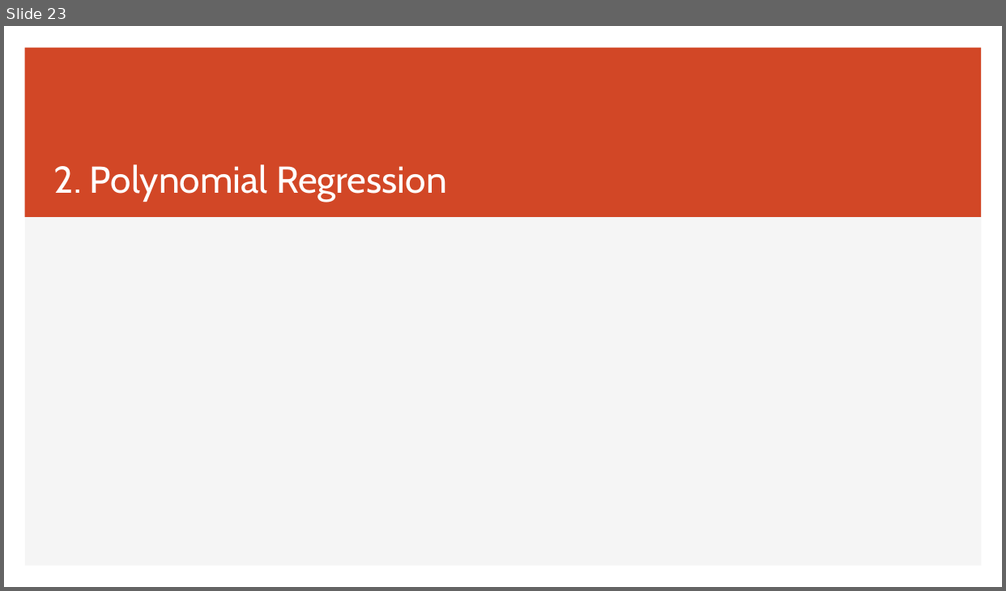
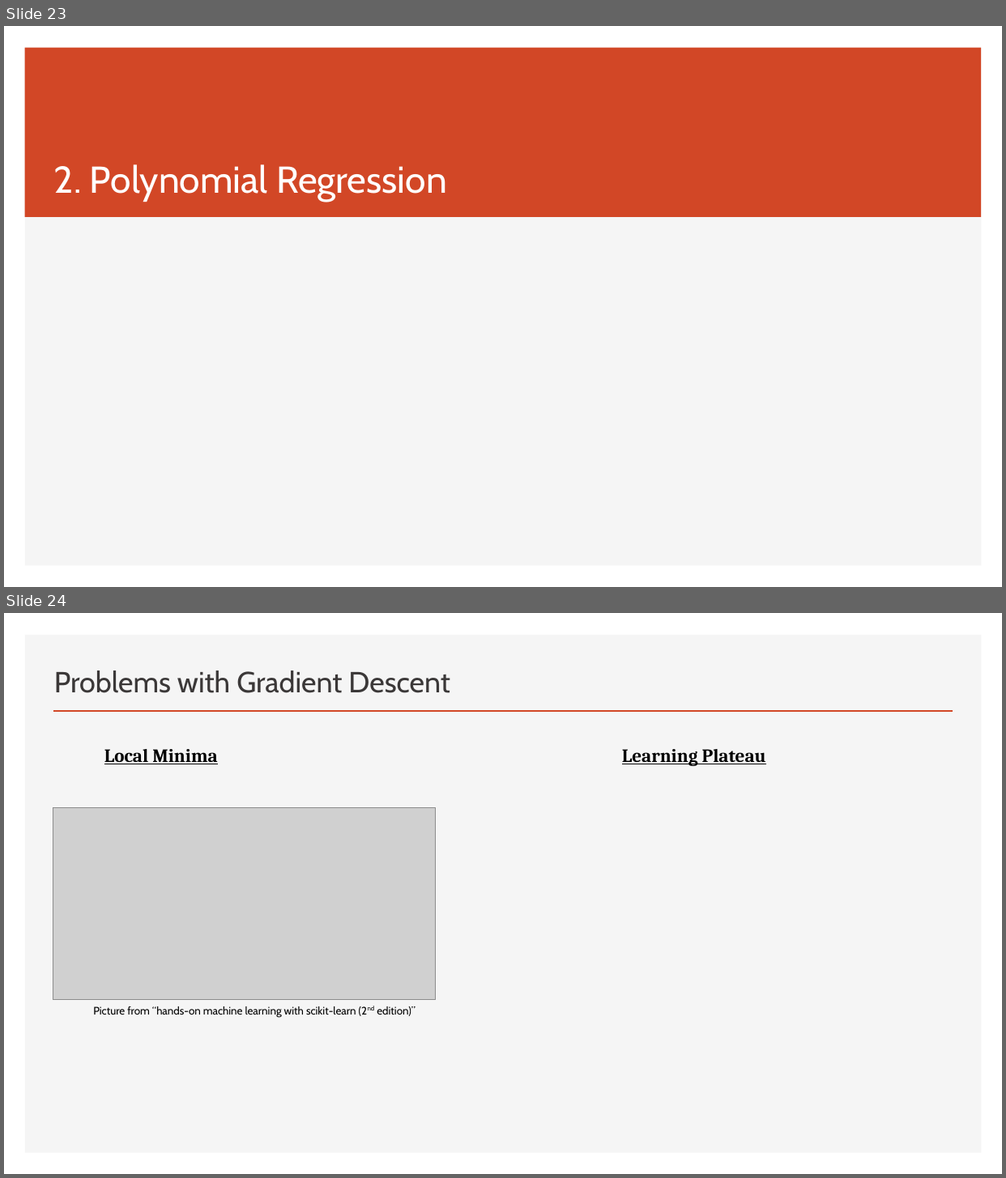
Before and after one commit to ichenwang/ml-course, a slide deck: lecture-2-linear-regression/slides/lecture-2-linear-regression.pptx. Shown one above the other, each under a label of ours: slide 23 before the commit, slides 23 and 24 after it. The pictures are 1006x591 and 1006x1178 pixels, drawn with LibreOffice and Linux fonts; fonts in the diff are those of the drawing; grey boxes stand for pictures. Boxes give left, top, right and bottom in pixels: in the first picture for what was removed or moved away, otherwise in the second. Text is boxed around its words. In the diff, an @@ line names an element or a change of style, - is before the commit and + after.

```diff
--- a/lecture-2-linear-regression/slides/lecture-2-linear-regression.pptx
+++ b/lecture-2-linear-regression/slides/lecture-2-linear-regression.pptx
@@ slide 24 added at box(4, 613, 1002, 1174), background #FFFFFF; not listed: 1 template element that a slide beside it also shows @@
@@ title added at box(54, 671, 450, 693), 28 pt, text #3B3838 @@
+Problems with Gradient Descent
@@ line added from (53, 711) to (953, 711), #D24726 2 pt @@
@@ text added at box(104, 749, 217, 764), 18 pt, text #000000, bold, underline @@
+Local Minima
@@ text added at box(622, 749, 766, 766), 18 pt, text #000000, bold, underline @@
+Learning Plateau
@@ picture added at box(53, 808, 434, 1001) @@
@@ text added at box(93, 1007, 415, 1017), 10.5 pt, text #000000 @@
+Picture from “hands-on machine learning with scikit-learn (2nd edition)”
```
Also in this commit, not shown: 1 slide changed, 6 other files.
